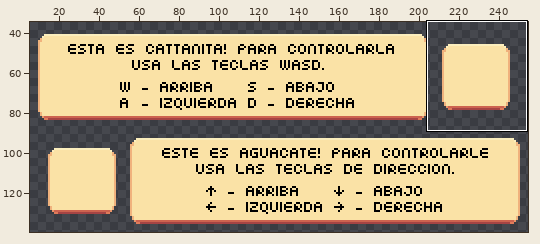
Pixel-art file: AsepriteFiles/UI/Panel_Tutorial.aseprite. Above: a wide view before the commit, with the close-up outlined.
Close-up. First the earlier version:
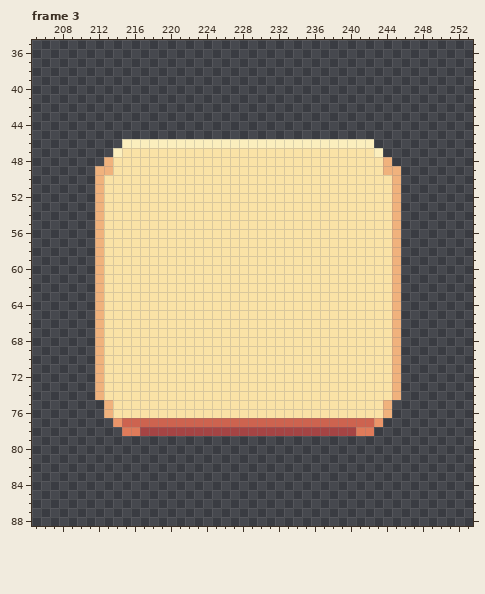
261x177 pixels, 3 frames. Shown: frame 3: x 205..253, y 35..88. The wide view leaves out empty margins. The commit also changed other frames or places, which this record leaves out.
Once edited:
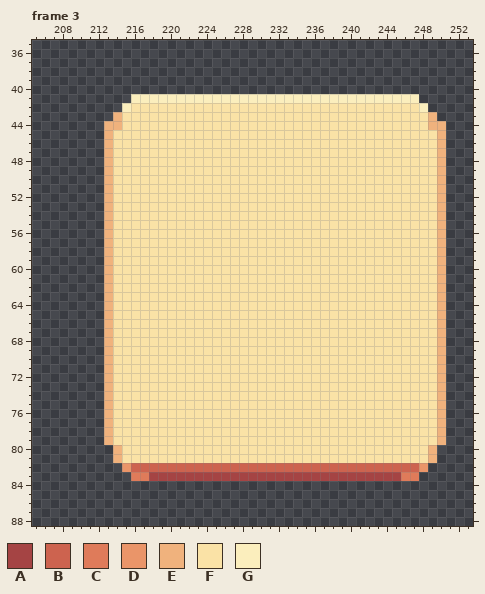
Palette (. is transparent): A #a54444  B #cd634f  C #df7b5a  D #ea9569  E #f0b27d  F #fae2a6  G #fbeebd
What changed:
Frame 3:
y 41: x 216..247 ................................ -> GGGGGGGGGGGGGGGGGGGGGGGGGGGGGGGG
y 42: x 215..248 .................................. -> GFFFFFFFFFFFFFFFFFFFFFFFFFFFFFFFFG
y 43: x 214..249 .................................... -> EFFFFFFFFFFFFFFFFFFFFFFFFFFFFFFFFFFE
y 44: x 213..250 ...................................... -> EEFFFFFFFFFFFFFFFFFFFFFFFFFFFFFFFFFFEE
y 45: x 213..250 ...................................... -> EFFFFFFFFFFFFFFFFFFFFFFFFFFFFFFFFFFFFE
y 46: x 213..250 ..GGGGGGGGGGGGGGGGGGGGGGGGGGGG........ -> EFFFFFFFFFFFFFFFFFFFFFFFFFFFFFFFFFFFFE
y 47: x 213..214 .G -> EF; x 243..250 G....... -> FFFFFFFE
y 48: x 244..250 E...... -> FFFFFFE
y 49: x 212 E -> .; x 244..250 EE..... -> FFFFFFE
y 50..74: x 212..213 EF -> .E; x 245..250 E..... -> FFFFFE
y 75..76: x 244..250 E...... -> FFFFFFE
y 77: x 213..250 .DBBBBBBBBBBBBBBBBBBBBBBBBBBBBD....... -> EFFFFFFFFFFFFFFFFFFFFFFFFFFFFFFFFFFFFE
y 78: x 213..250 ..CCAAAAAAAAAAAAAAAAAAAAAAAACC........ -> EFFFFFFFFFFFFFFFFFFFFFFFFFFFFFFFFFFFFE
y 79: x 213..250 ...................................... -> EFFFFFFFFFFFFFFFFFFFFFFFFFFFFFFFFFFFFE
y 80..81: x 214..249 .................................... -> EFFFFFFFFFFFFFFFFFFFFFFFFFFFFFFFFFFE
y 82: x 215..248 .................................. -> DBBBBBBBBBBBBBBBBBBBBBBBBBBBBBBBBD
y 83: x 216..247 ................................ -> CCAAAAAAAAAAAAAAAAAAAAAAAAAAAACC
Boxes around the changes in both close-ups, in picture pixels (x1, y1, x2, y2):
changed: (95, 94, 446, 481)
